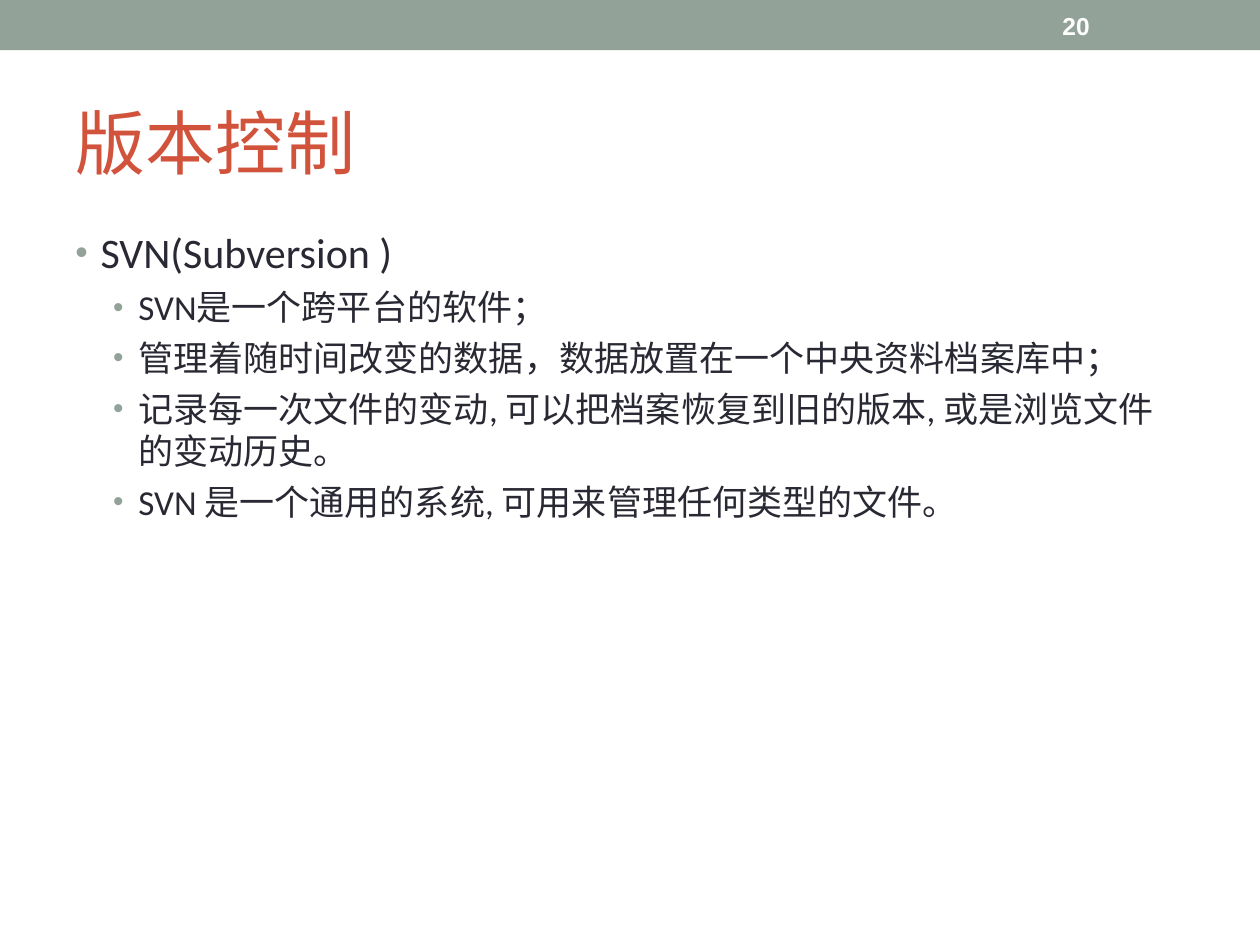
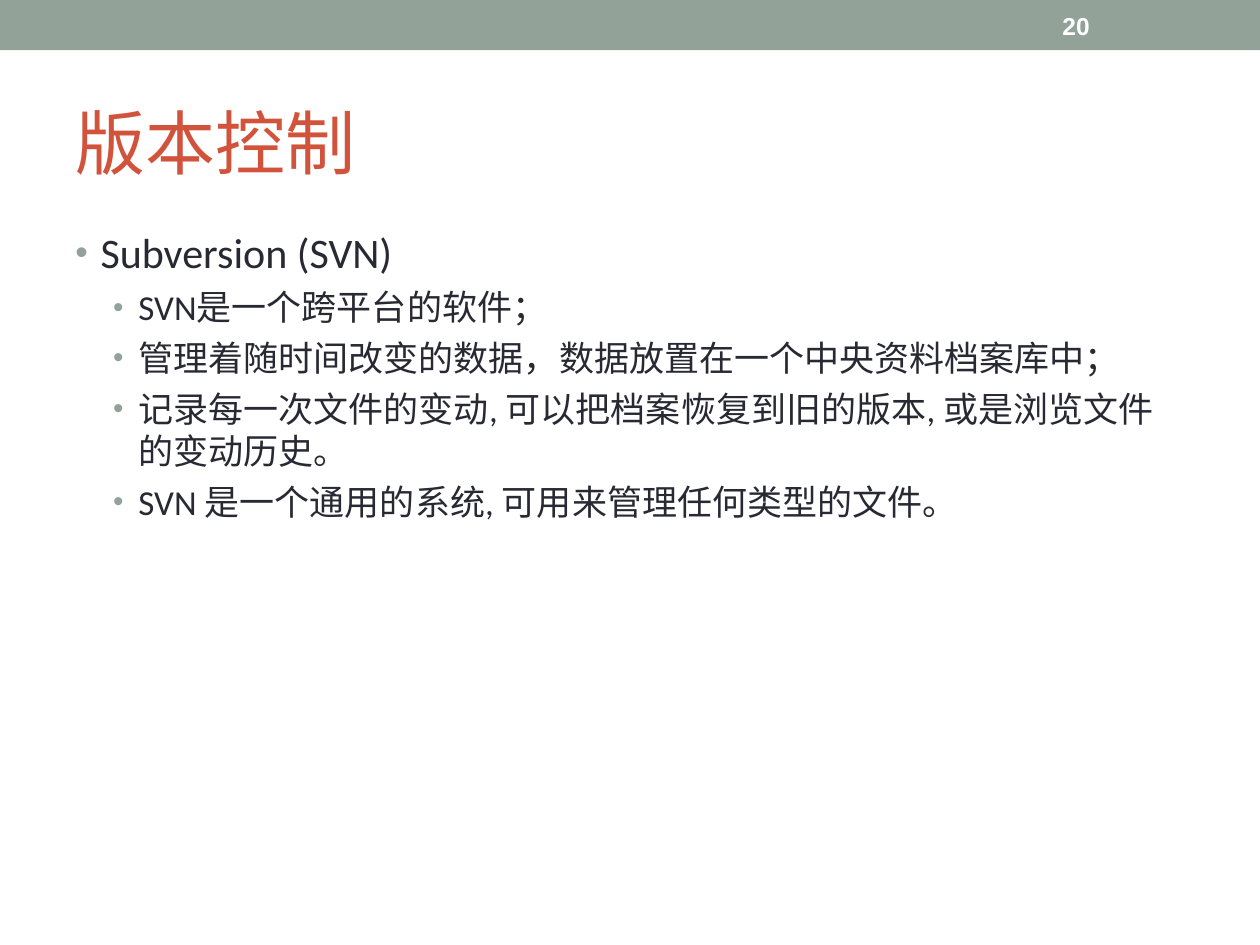
Before and after one commit to Lyon-NEU/Git, a slide deck: slide 20 of git.ppt. Drawn at 1260x945 pixels with LibreOffice and Linux fonts; fonts in the diff are those of the drawing. Boxes give left, top, right and bottom in pixels: in the first picture for what was removed or moved away, otherwise in the second. Text is boxed around its words. In the diff, an @@ line names an element or a change of style, - is before the commit and + after.

```diff
--- a/git.ppt
+++ b/git.ppt
@@ text at [101, 237, 392, 274]: text changed @@
-• SVN(Subversion )
+• Subversion (SVN)
```
Also in this commit, not shown: 23 other slides changed, 13 slides added, 3 slides removed.
